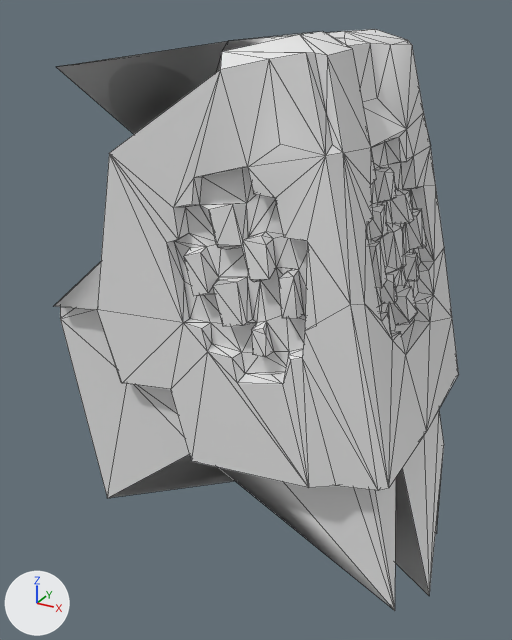
The OBJ model src/main/resources/assets/kn8/meshes/reno/arm_right.obj as it was, and as the next commit left it.
Rendered twice from a 50 mm camera at (0.469, -0.354, 1.286) aimed at (0.281, -0.011, 1.115). Every picture has the same lights, and +X, +Y and +Z are marked at lower left. The older version comes first. Mesh edges are drawn as thin lines. Where no turn or scale is listed for an object, it has been applied to the vertices. Vertices at exactly the same position are counted once.

Objects in the first picture: 'arm_right'.
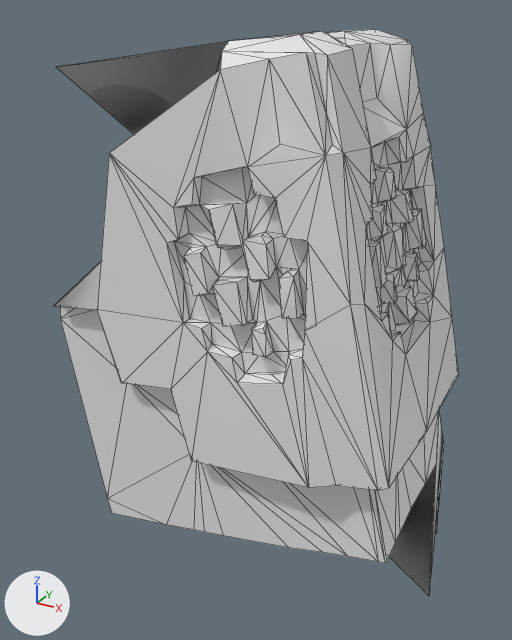
What the commit changed:
me_arm_right is used by ob_arm_right; location (0.0, 0.0, 0.0).
me_arm_right had 453 vertices, 902 faces and spanned x 0.178..0.402, y -0.082..0.068, z 0.951..1.276.
me_arm_right now has 476 vertices, 927 faces and spans x 0.178..0.402, y -0.082..0.068, z 0.951..1.276.
Part 1, on me_arm_right:
1 vertex is removed from x 0.396, y -0.065, z 0.989.
13 faces are deleted.
24 vertices are added at x 0.208..0.389, y -0.073..0.056, z 0.987..1.02.
38 new faces join them.
Other edits to the shape of me_arm_right do not show in these pictures.

Pixel boxes (x1, y1, x2, y2) of what changed, in the pictures (512 x 640 px):
'arm_right', reshaped
    before: (54, 29, 459, 611)
    after: (54, 29, 459, 595)
part 1 of me_arm_right, built on
    before: (218, 410, 439, 611)
    after: (108, 410, 439, 595)
